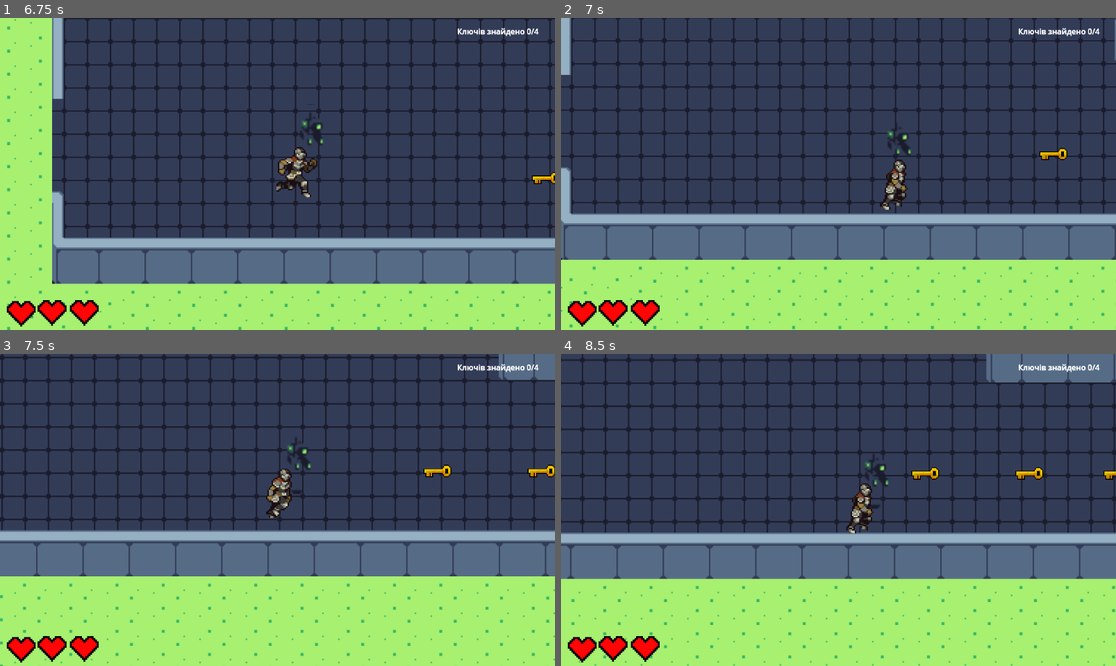
Above: before the commit, frames 1-4 (two rows, left to right).
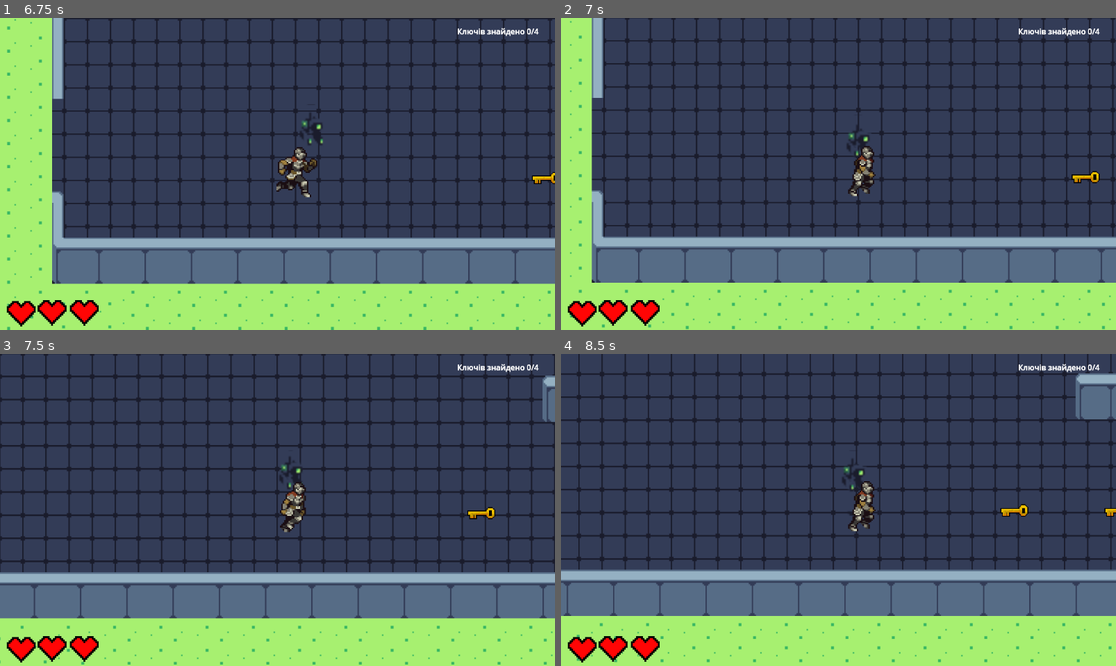
Above: after the commit, the same moments.

Repository: liketaurus/SE-practice-template
Game: Godot game, scene res://Scenes/menu.tscn
The game is run twice, just before and just after one commit, with the same random seed, the same clock (stepped at 60 frames per second) and the same inputs.
Inputs:
- Up to frame 1 (6.75 s): click "Почати гру" at 0.5 s; tap Enter at 1.25 s; hold D 1.28-2.03 s; hold E 1.28-2.03 s; hold S 2.03-2.78 s; tap Shift every 1.5 s from 2.1 to 6.6 s; hold D 2.78-3.53 s; hold E 2.78-3.53 s; hold W 3.53-4.28 s; hold E 4.28-5.03 s; hold A 4.28-5.78 s; hold S 5.78-6.53 s; hold E 5.78-6.53 s; hold D from 6.53 s (still down)
- Up to frame 2 (7 s): keep holding D
- Up to frame 3 (7.5 s): release D at 7.28 s; hold W from 7.28 s (still down); hold E from 7.28 s (still down)
- Up to frame 4 (8.5 s): release W at 8.03 s; release E at 8.03 s; hold D from 8.03 s (still down); tap Shift at 8.1 s

Frame 1 is identical in both runs. In frame 2, 33% of the frame differs, in the area x 0-100%, y 0-100%; in frame 3, 43%; in frame 4, 43%.

Commit message:
Fixed enemy

Diff:
--- a/src/Cyberpunk2069/Scenes/Enemi.tscn
+++ b/src/Cyberpunk2069/Scenes/Enemi.tscn
@@ -5,7 +5,7 @@
 
 [sub_resource type="CapsuleShape2D" id="CapsuleShape2D_8d0bn"]
 radius = 18.0
-height = 98.0
+height = 58.0
 
 [sub_resource type="AtlasTexture" id="AtlasTexture_qj525"]
 atlas = ExtResource("1_7n5k7")
@@ -178,6 +178,7 @@
 script = ExtResource("1_pbthr")
 
 [node name="CollisionShape2D" type="CollisionShape2D" parent="."]
+position = Vector2(0, -1)
 shape = SubResource("CapsuleShape2D_8d0bn")
 
 [node name="AnimationPlayer" type="AnimationPlayer" parent="."]
